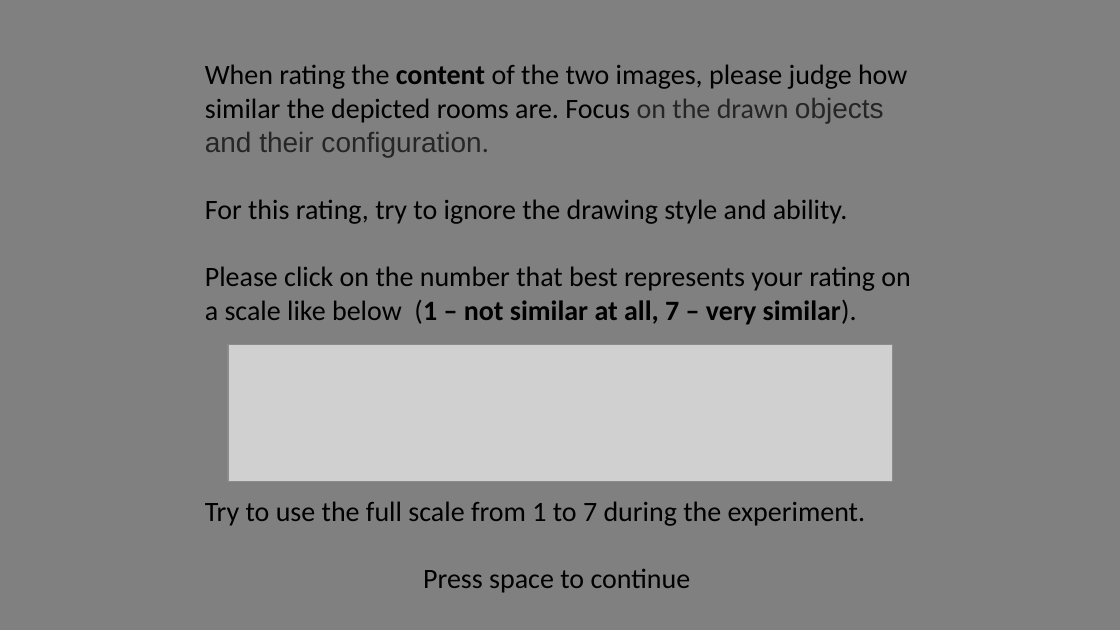
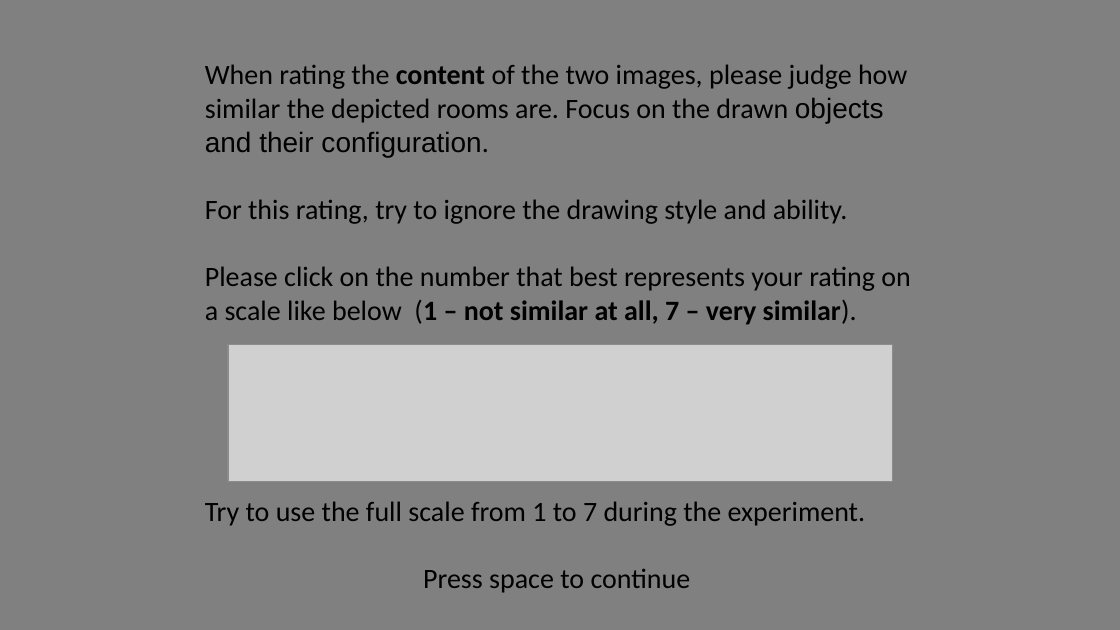
Before and after one commit to michaengeser/pep_wp4, a slide deck: slide 3 of image_similarities/drawings_human_rated/instructions/Instructions.pptx. Drawn at 1120x630 pixels with LibreOffice and Linux fonts; fonts in the diff are those of the drawing; grey boxes stand for pictures. Boxes give left, top, right and bottom in pixels: in the first picture for what was removed or moved away, otherwise in the second. Text is boxed around its words. In the diff, an @@ line names an element or a change of style, - is before the commit and + after.

```diff
--- a/image_similarities/drawings_human_rated/instructions/Instructions.pptx
+++ b/image_similarities/drawings_human_rated/instructions/Instructions.pptx
@@ text at (205, 64, 907, 157): text colour #262626 to #000000 in "on the drawn objects and their configuration." @@
```
Also in this commit, not shown: 1 other slide changed, 2 other files.
